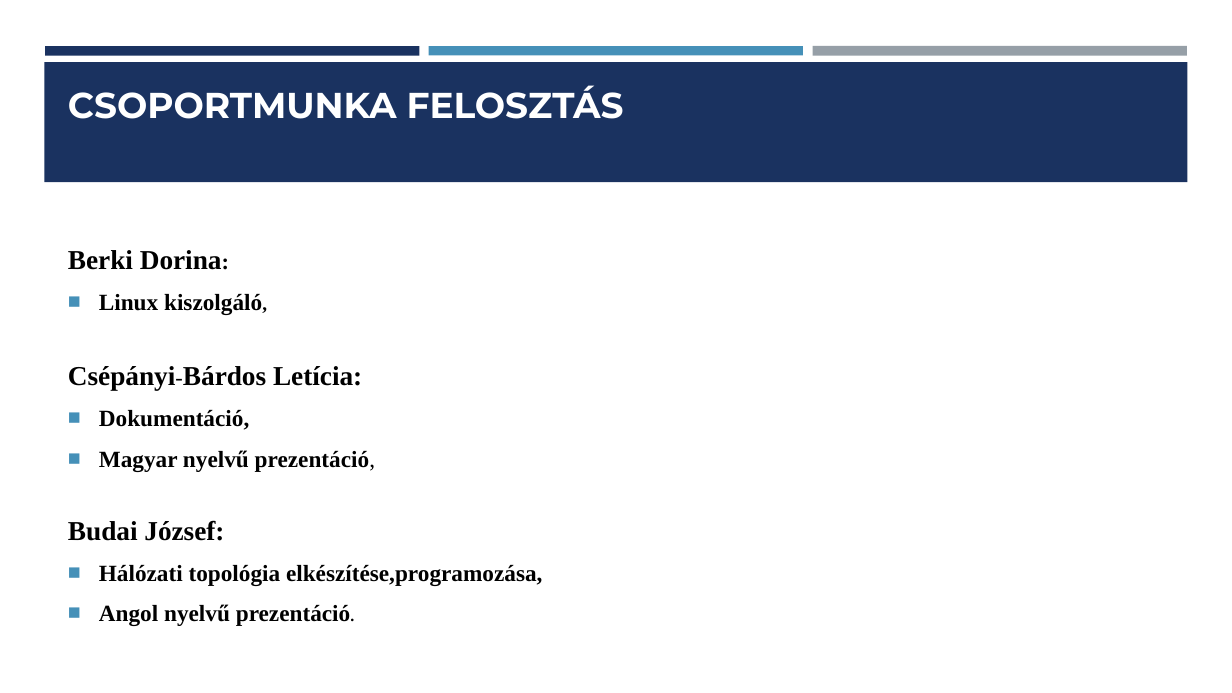
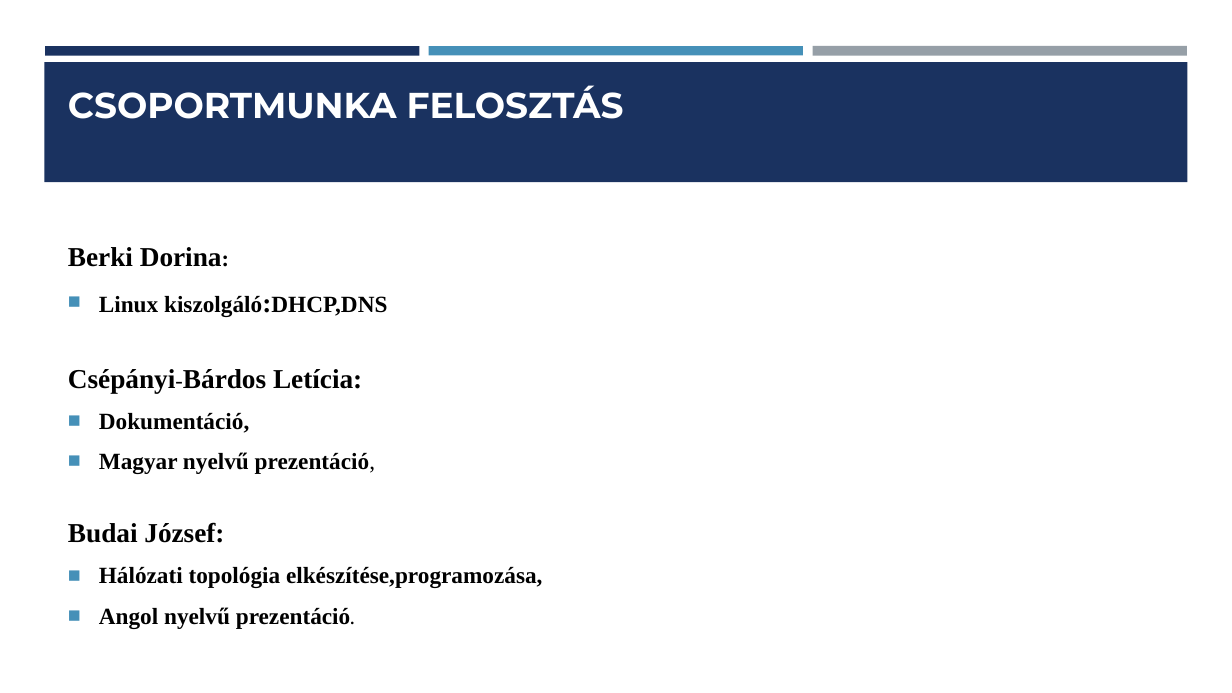
Before and after one commit to Dorina1200/vizsga, a slide deck: slide 9 of Hálózati Infrastruktúra Tervezése és Kivitelezése ppt.pptx. Drawn at 1232x693 pixels with LibreOffice and Linux fonts; fonts in the diff are those of the drawing. Boxes give left, top, right and bottom in pixels: in the first picture for what was removed or moved away, otherwise in the second. Text is boxed around its words. In the diff, an @@ line names an element or a change of style, - is before the commit and + after.

```diff
--- a/Hálózati Infrastruktúra Tervezése és Kivitelezése ppt.pptx
+++ b/Hálózati Infrastruktúra Tervezése és Kivitelezése ppt.pptx
@@ text at (x1=99, y1=296, x2=387, y2=317): text changed @@
-■ Linux kiszolgáló,
+■ Linux kiszolgáló:DHCP,DNS
```
Also in this commit, not shown: 3 other slides changed.
